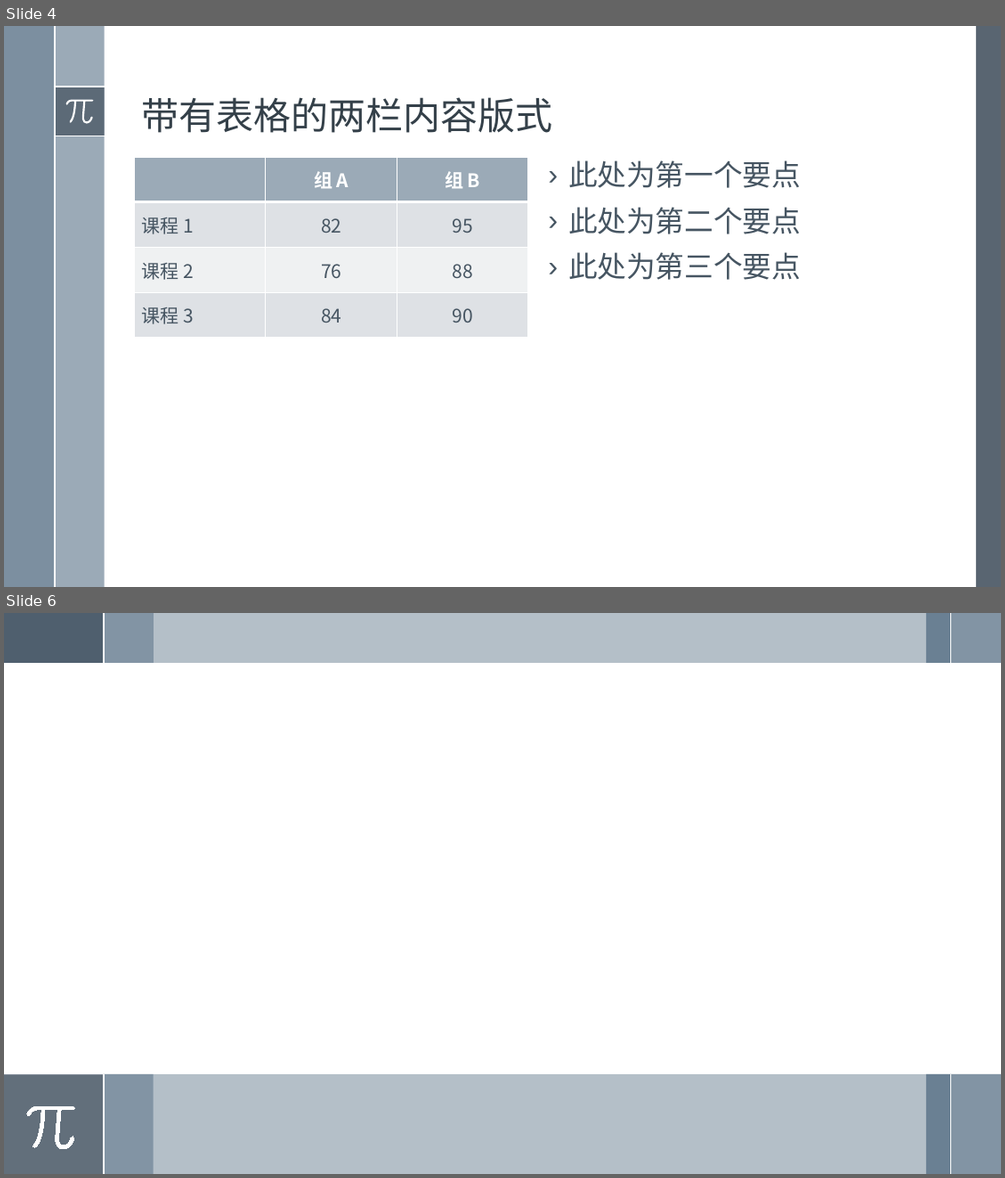
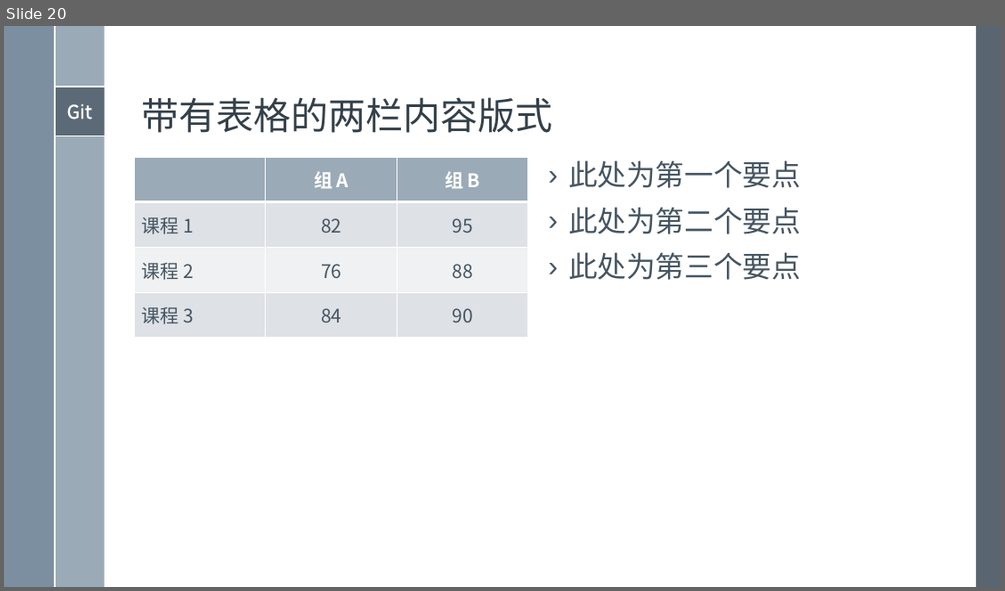
Before and after one commit to xami/joke, a slide deck: docs/windows模板/演示文稿 2.pptx. Shown one above the other, each under a label of ours: slides 4 and 6 before the commit, slide 20 after it; the slides between them are not shown. The pictures are 1005x1178 and 1005x591 pixels, drawn with LibreOffice and Linux fonts; fonts in the diff are those of the drawing. Boxes give left, top, right and bottom in pixels: in the first picture for what was removed or moved away, otherwise in the second. Text is boxed around its words. In the diff, an @@ line names an element or a change of style, - is before the commit and + after.

```diff
--- a/docs/windows模板/演示文稿 2.pptx
+++ b/docs/windows模板/演示文稿 2.pptx
@@ slide 6 removed at (4,613,1001,1174), background #FFFFFF @@
@@ rectangle removed at (4,613,104,663) @@
@@ rectangle removed at (4,613,1001,663) @@
@@ rectangle removed at (4,613,104,663) @@
@@ rectangle removed at (104,613,154,663) @@
@@ line removed from (104, 613) to (104, 663) @@
@@ rectangle removed at (926,613,951,663) @@
@@ rectangle removed at (951,613,1001,663) @@
@@ line removed from (951, 613) to (951, 663) @@
@@ rectangle removed at (4,1074,1001,1174) @@
@@ rectangle removed at (4,1074,104,1174) @@
@@ rectangle removed at (104,1074,154,1174) @@
@@ line removed from (104, 1074) to (104, 1174) @@
@@ rectangle removed at (926,1074,951,1174) @@
@@ rectangle removed at (951,1074,1001,1174) @@
@@ line removed from (951, 1074) to (951, 1174) @@
@@ freeform shape removed at (26,1107,75,1149) @@
@@ what was slide 4 is now slide 20 @@
@@ slide 20 changed as well @@
@@ freeform shape removed at (66,99,94,123) @@
@@ text in rectangle at (67,104,92,119): text added @@
+Git
```
Also in this commit, not shown: 2 other slides changed, 20 slides added, 4 other slides removed, 8 other files.
